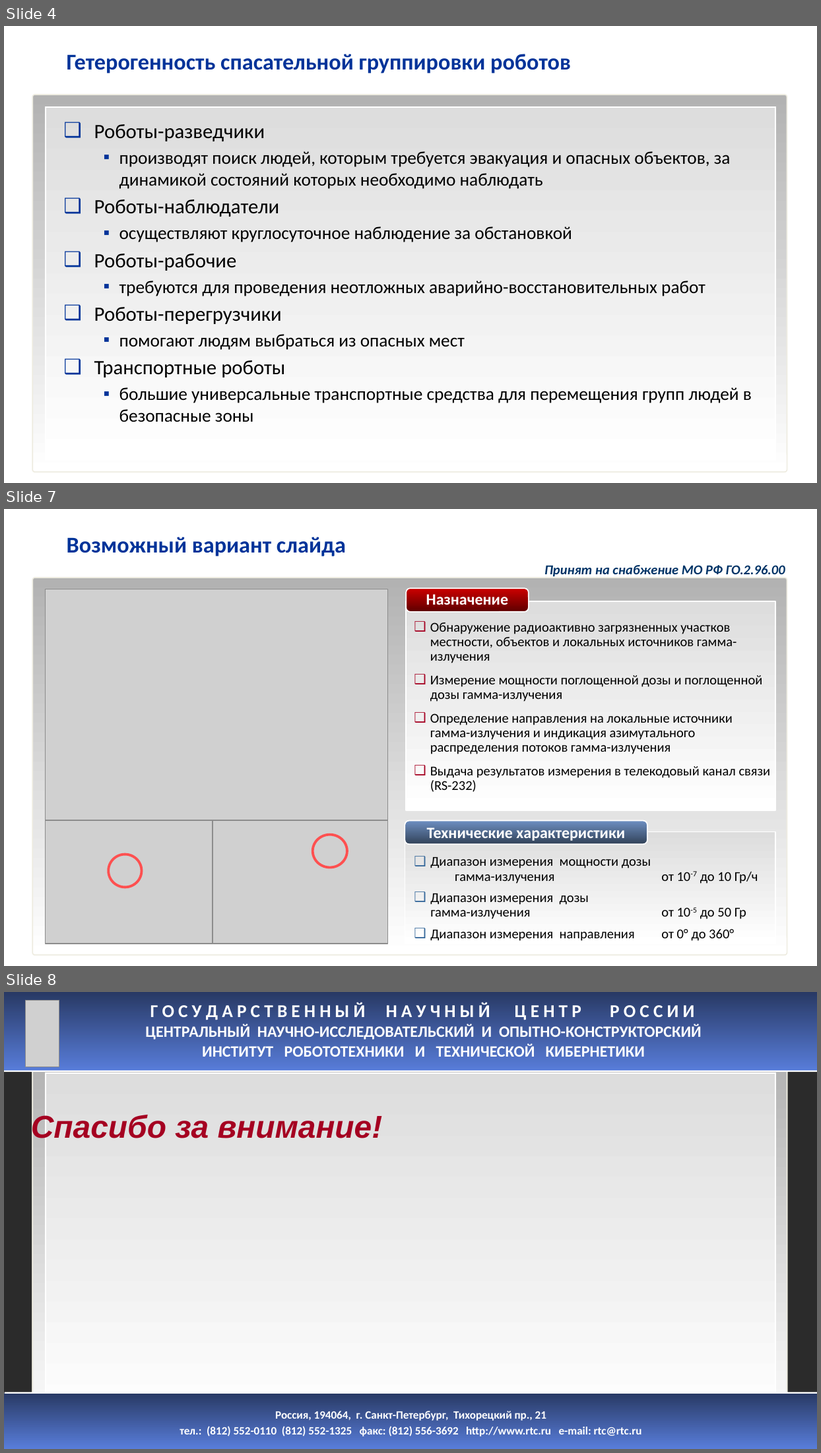
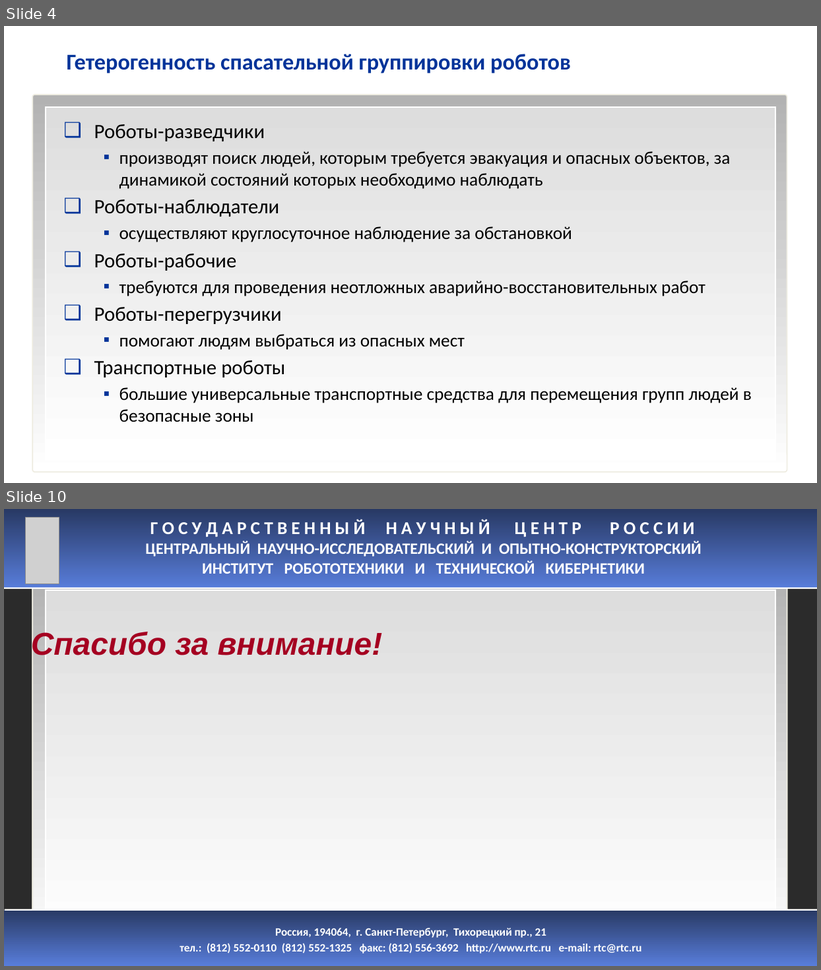
Before and after one commit to hellraptor/RescueRobots, a slide deck: MorskoySalon.pptx. Shown one above the other, each under a label of ours: slides 4, 7 and 8 before the commit, slides 4 and 10 after it; the slides between them are not shown. The pictures are 821x1453 and 821x970 pixels, drawn with LibreOffice and Linux fonts; fonts in the diff are those of the drawing; grey boxes stand for pictures; background and template pictures are left out; a plain dark background stands for a picture behind light text. Boxes give left, top, right and bottom in pixels: in the first picture for what was removed or moved away, otherwise in the second. Text is boxed around its words. In the diff, an @@ line names an element or a change of style, - is before the commit and + after.

```diff
--- a/MorskoySalon.pptx
+++ b/MorskoySalon.pptx
@@ slide 7 removed at (4, 509, 817, 966), background #FFFFFF; not listed: 1 template element that a slide beside it also shows @@
@@ title removed at (67, 537, 346, 557) @@
-Возможный вариант слайда
@@ text removed at (545, 565, 785, 577) @@
-Принят на снабжение МО РФ ГО.2.96.00
@@ picture removed at (46, 589, 389, 821) @@
@@ rounded rectangle removed at (407, 601, 776, 811) @@
@@ rounded rectangle removed at (407, 589, 529, 612) @@
-Назначение
@@ text removed at (430, 623, 771, 792) @@
-❑ Обнаружение радиоактивно загрязненных участков местности, объектов и локальных источников гамма-излучения
-❑ Измерение мощности поглощенной дозы и поглощенной дозы гамма-излучения
-❑ Определение направления на локальные источники гамма-излучения и индикация азимутального распределения потоков гамма-излучения
-❑ Выдача результатов измерения в телекодовый канал связи (RS-232)
@@ picture removed at (46, 811, 213, 944) @@
@@ picture removed at (213, 811, 388, 944) @@
@@ rounded rectangle removed at (405, 821, 648, 845) @@
-Технические характеристики
@@ ellipse removed at (313, 835, 347, 867) @@
@@ rounded rectangle removed at (405, 832, 776, 944) @@
@@ ellipse removed at (108, 855, 141, 887) @@
@@ text removed at (430, 857, 758, 941) @@
-❑ Диапазон измерения мощности дозы гамма-излучения от 10-7 до 10 Гр/ч
-❑ Диапазон измерения дозы
-  гамма-излучения от 10-5 до 50 Гр
-❑ Диапазон измерения направления от 0° до 360°
@@ what was slide 8 is now slide 10 @@
```
Also in this commit, not shown: 1 slide changed, 4 slides added, 1 other slide removed.
